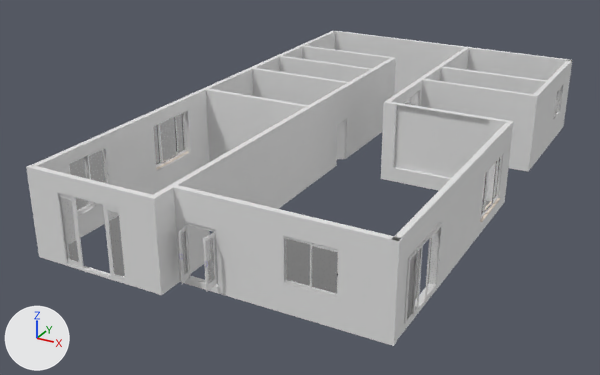
Before and after pictures for a commit that changed the Blender file 1_CAD/1_HOME/BLENDER/House_Option-2_From_Blender.blend.
Camera for both pictures: a 50 mm lens placed at (21.8, -19.4, 14.9), pointed at (5.6, 10.1, 0.2). Arrows for +X, +Y and +Z are at lower left; the lights stay in place.

Objects in the first picture: 'Wall-1', 'Wall-10', 'Wall-11', 'Wall-15', 'Wall-16', 'Wall-17', 'Wall-2', 'Wall-3', 'Wall-4', 'Wall-5', 'Wall-6', 'Wall-8'.
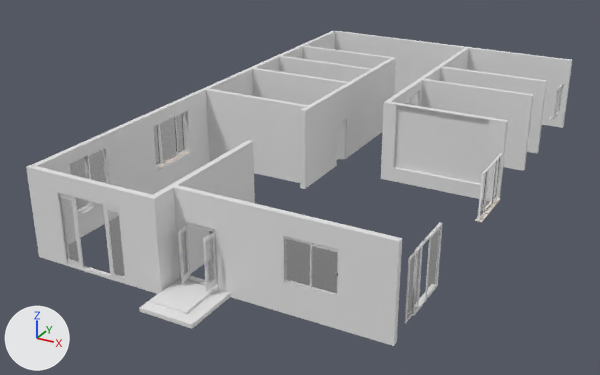
Location of each change, [x1, y1, x2, y2] in pixels of the pictures (600 x 375 px; the box of a moved part takes in the faces that stretch with it):
'Wall-5', hidden
    before: [391, 60, 572, 340]
'steps', shown
    after: [139, 278, 230, 329]
'steps-2', shown
    after: [150, 279, 215, 314]
part 1 of me_cube_008, moved or reshaped
    before: [247, 108, 307, 209]
    after: [247, 108, 307, 189]

Edits to the bpy script that builds the scene:
```text
Change me_cube_008:
    used by ob_wall_8; location = (5.56, 6.5, 0.3); rotation_euler = (0.0, 0.0, 1.571), in degrees (0, 0, 90); scale = (1.0, 0.375, 1.0)
    remove me_cube_008.from_pydata(...)  # 56 vertices, 34 faces; spans x -5.2..13.9, y -0.3..0.3, z -0.3..3.4
    add me_cube_008.from_pydata(...)  # 68 vertices, 37 faces; spans x -5.2..13.9, y -0.3..0.3, z -0.3..3.4
    me_cube_008 part 1
    9 faces are deleted
    12 vertices are added at x -5.2..13.9, y -0.3..0.3, z 0.0..3.4
    12 new faces join them
Change ob_wall_5:
    add ob_wall_5.hide_set(True)
Change ob_steps:
    remove ob_steps.hide_set(True)  # its collection is switched off
Change ob_steps_2:
    remove ob_steps_2.hide_set(True)  # its collection is switched off
```
